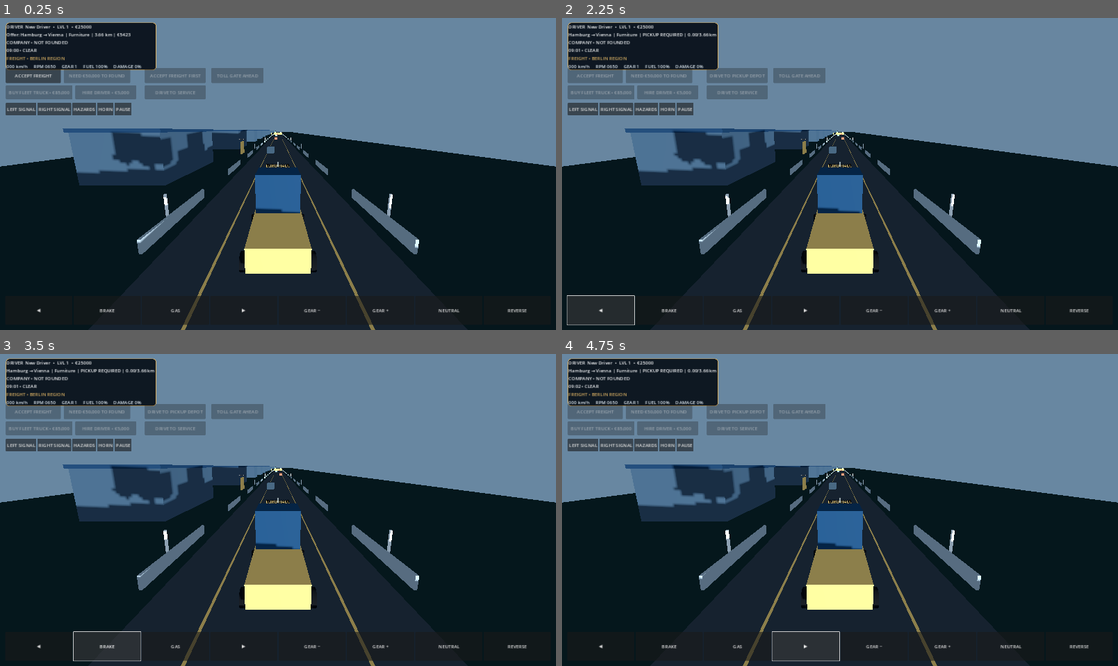
Above: before the commit, frames 1-4 (two rows, left to right).
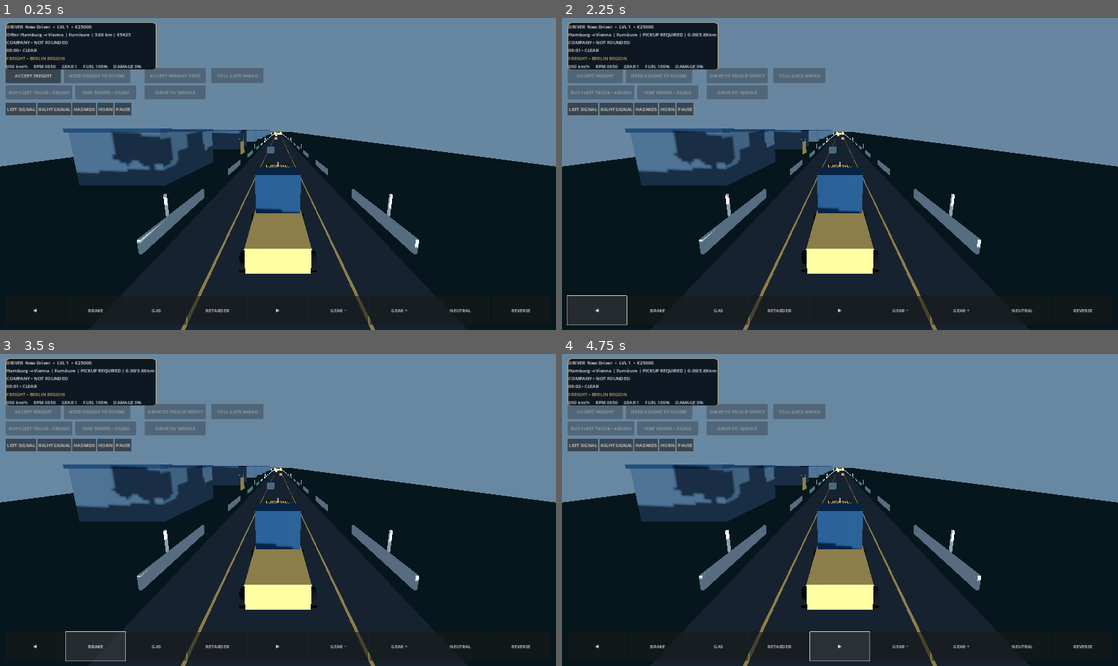
Above: after the commit, the same moments.

Repository: haseebop668-a11y/EURO-HAUL
Game: Godot game, scene res://Scenes/Main.tscn
The game is run twice, just before and just after one commit, with the same random seed, the same clock (stepped at 60 frames per second) and the same inputs.
Inputs (mouse positions are in pixels of both pictures, inside the frame that each line leads up to):
- Up to frame 1 (0.25 s): no input
- Up to frame 2 (2.25 s): click (778, 311) at 0.5 s, where only the run after the commit has a clickable "RETARDER"; click "ACCEPT FREIGHT" at 1.25 s; click "◀" at 2 s
- Up to frame 3 (3.5 s): click "BRAKE" at 2.75 s
- Up to frame 4 (4.75 s): click "GAS" at 3.5 s; click "▶" at 4.25 s

The runs differ from the first frame. In frame 1, 0.3% of the frame differs, in the area x 5-96%, y 93-99%; in frame 2, 0.4%; in frame 3, 0.4%; in frame 4, 0.4%, in the area x 5-96%, y 88-99%.

Commit message:
ui: add retarder touch control and C-key desktop binding

Diff:
--- a/Godot/Scripts/main.gd
+++ b/Godot/Scripts/main.gd
@@ -31,7 +31,7 @@
 var toll_button: Button
 var toll_barrier_collision: CollisionShape3D
 var toll_barrier_mesh: MeshInstance3D
-var touch_state := {"throttle": false, "brake": false, "left": false, "right": false}
+var touch_state := {"throttle": false, "brake": false, "left": false, "right": false, "retarder": false}
 var traffic_vehicles: Array[EuroHaulTrafficVehicle] = []
 var _last_position := Vector3.ZERO
 var _last_distance_save := 0.0
@@ -50,12 +50,15 @@
 		return
 	var throttle := 1.0 if touch_state.throttle else 0.0
 	var brake := 1.0 if touch_state.brake else 0.0
+	var retarder := 1.0 if touch_state.retarder else 0.0
 	var steer := float(touch_state.right) - float(touch_state.left)
 	if not OS.has_feature("mobile"):
 		throttle = Input.get_action_strength("accelerate") - Input.get_action_strength("reverse")
 		brake = Input.get_action_strength("brake")
+		retarder = 1.0 if Input.is_key_pressed(KEY_C) else 0.0
 		steer = Input.get_action_strength("steer_right") - Input.get_action_strength("steer_left")
 	truck.set_controls(throttle, steer, brake)
+	truck.set_retarder(retarder)
 	_update_indicator_lights(delta)
 	var current_position := truck.global_position
 	var displacement := current_position - _last_position
@@ -500,6 +503,7 @@
 	_add_touch_button(buttons, "◀", "left")
 	_add_touch_button(buttons, "BRAKE", "brake")
 	_add_touch_button(buttons, "GAS", "throttle")
+	_add_touch_button(buttons, "RETARDER", "retarder")
 	_add_touch_button(buttons, "▶", "right")
 	_add_shift_button(buttons, "GEAR −", false)
 	_add_shift_button(buttons, "GEAR +", true)
